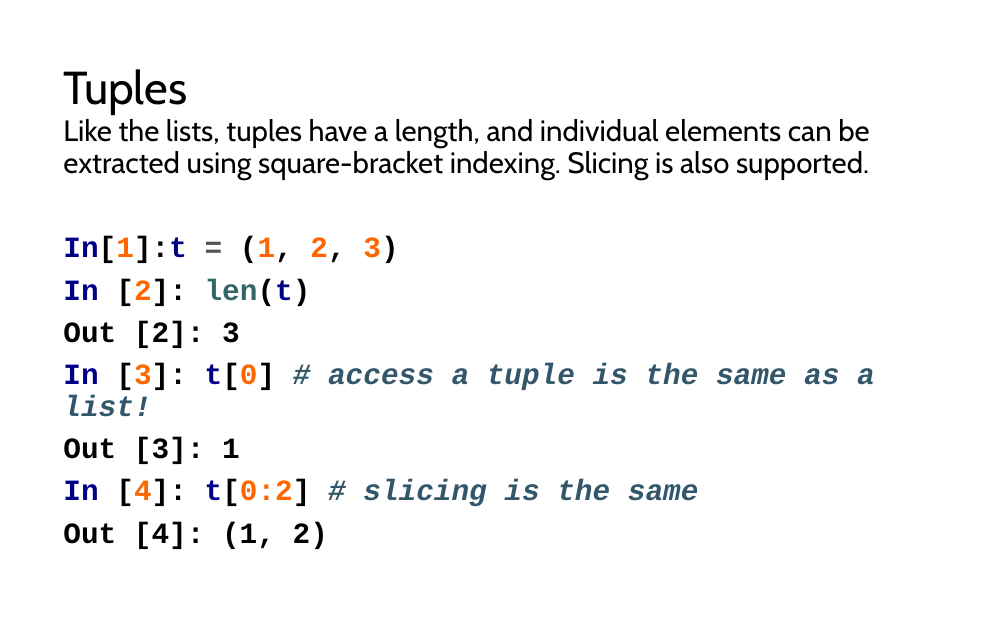
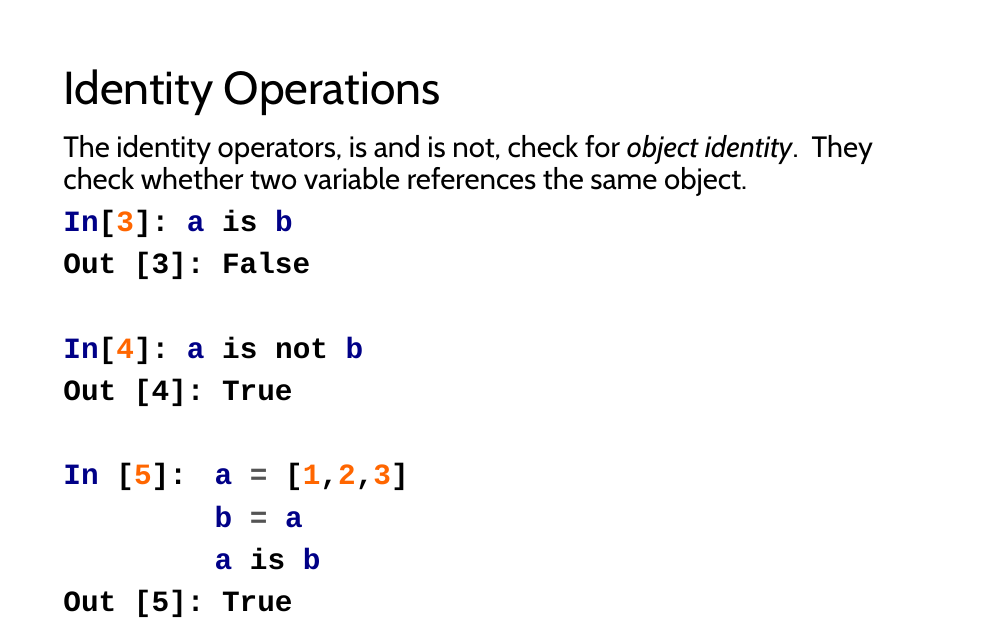
Before and after one commit to LongBaoNguyen/longbaonguyen.github.io, a slide deck: slide 29 of courses/apcsp/lect7.pptx (slide 4 before the commit). Drawn at 1008x630 pixels with LibreOffice and Linux fonts; fonts in the diff are those of the drawing. Boxes give left, top, right and bottom in pixels: in the first picture for what was removed or moved away, otherwise in the second. Text is boxed around its words. In the diff, an @@ line names an element or a change of style, - is before the commit and + after.

```diff
--- a/courses/apcsp/lect7.pptx
+++ b/courses/apcsp/lect7.pptx
@@ title at (63, 69, 440, 115): text changed @@
-Tuples
+Identity Operations
@@ text at (63, 135, 873, 617): text changed; font Courier New to Cabin; bold off @@
-Like the lists, tuples have a length, and individual elements can be extracted using square-bracket indexing. Slicing is also supported.
-In[1]:t = (1, 2, 3)
-In [2]: len(t)
-Out [2]: 3
-In [3]: t[0] # access a tuple is the same as a list!
-Out [3]: 1
-In [4]: t[0:2] # slicing is the same
-Out [4]: (1, 2)
+The identity operators, is and is not, check for object identity. They check whether two variable references the same object.
+In[3]: a is b
+Out [3]: False
+In[4]: a is not b
+Out [4]: True
+In [5]: a = [1,2,3]
+b = a
+a is b
+Out [5]: True
```
Also in this commit, not shown: 15 other slides changed, 20 slides added, 14 slides removed, 14 other files.
